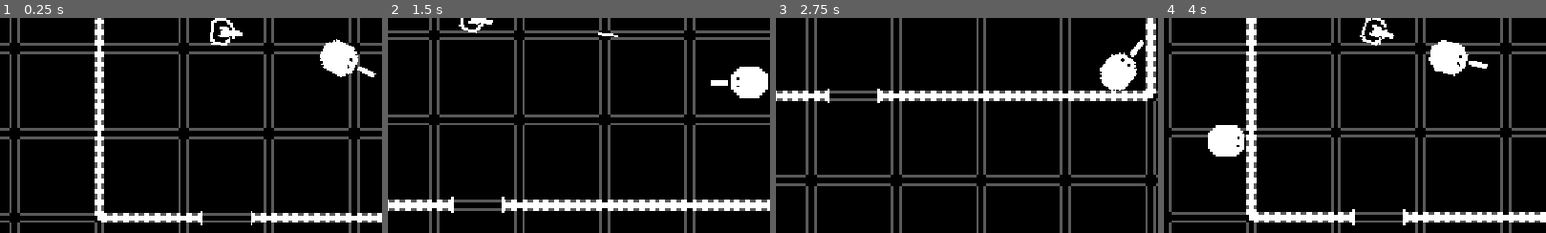
Above: before the commit, frames 1-4 (left to right).
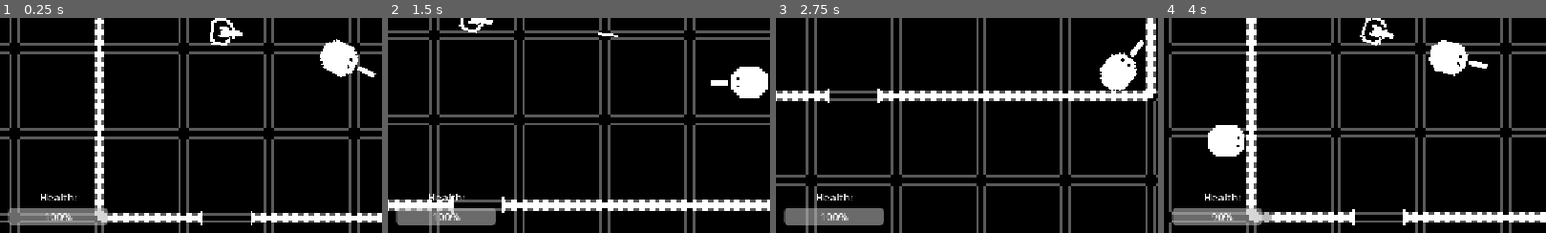
Above: after the commit, the same moments.

Repository: AthertonRoamer/GMTK2026CountDown
Game: Godot game, scene res://framework/main/main.tscn
The game is run twice, just before and just after one commit, with the same random seed, the same clock (stepped at 60 frames per second) and the same inputs.
Inputs (mouse positions are % of the whole screen's width and height, from its top left):
- Up to frame 1 (0.25 s): no input
- Up to frame 2 (1.5 s): move the mouse to (72, 45) at 0.52 s; hold D (walk_right) 0.53-1.28 s; tap Space (dash) at 0.6 s; move the mouse to (30, 55) at 1.27 s; hold S (walk_down) from 1.28 s (still down); tap R (grab) at 1.35 s
- Up to frame 3 (2.75 s): move the mouse to (60, 28) at 2.02 s; release S (walk_down) at 2.03 s; press the mouse at (60, 28) at 2.03 s; hold D (walk_right) from 2.03 s (still down)
- Up to frame 4 (4 s): move the mouse to (45, 70) at 2.77 s; release D (walk_right) at 2.78 s; release the mouse at (45, 70) at 2.78 s; hold W (walk_up) 2.78-3.53 s; right-click (45, 70) at 2.85 s; move the mouse to (80, 65) at 3.52 s; hold A (walk_left) from 3.53 s (still down); tap Space (dash) at 3.6 s
The pictures show only the part of the screen within x 4-54%, y 40-90%; the shares and areas given below are measured in that part.

The runs differ from the first frame. In frame 1, 2.2% of the frame differs, in the area x 2-29%, y 81-97%; in frame 2, 2.2%; in frame 3, 2.2%; in frame 4, 2.1%.

Commit message:
hud created

Diff:
--- /dev/null
+++ b/hud/hud.gd
@@ -0,0 +1,16 @@
+extends CanvasLayer
+
+
+# Called when the node enters the scene tree for the first time.
+func _ready() -> void:
+	get_player().health_changed.connect(on_player_health_changed)
+	$Control/VBoxContainer/ProgressBar.max_value = get_player().starting_health
+	$Control/VBoxContainer/ProgressBar.value = get_player().starting_health
+
+
+func on_player_health_changed(h : int) -> void:
+	$Control/VBoxContainer/ProgressBar.value = h
+
+
+func get_player() -> Player:
+	return get_parent().get_node_or_null("Player")
--- /dev/null
+++ b/hud/hud.tscn
@@ -0,0 +1,33 @@
+[gd_scene format=3 uid="uid://b5sewg0m08yoo"]
+
+[ext_resource type="Script" uid="uid://dqlu1qm56cqyn" path="res://hud/hud.gd" id="1_6ca3a"]
+
+[node name="Hud" type="CanvasLayer" unique_id=1506328032]
+script = ExtResource("1_6ca3a")
+
+[node name="Control" type="Control" parent="." unique_id=1138793399]
+layout_mode = 3
+anchor_right = 1.0
+anchor_bottom = 1.0
+grow_horizontal = 2
+grow_vertical = 2
+
+[node name="VBoxContainer" type="VBoxContainer" parent="Control" unique_id=1377554392]
+layout_mode = 1
+anchors_preset = -1
+anchor_top = 1.0
+anchor_bottom = 1.0
+offset_left = 63.0
+offset_top = -133.0
+offset_right = 213.0
+offset_bottom = -79.0
+metadata/_edit_group_ = true
+
+[node name="Label" type="Label" parent="Control/VBoxContainer" unique_id=223871784]
+layout_mode = 2
+text = "Health:"
+horizontal_alignment = 1
+
+[node name="ProgressBar" type="ProgressBar" parent="Control/VBoxContainer" unique_id=1387188053]
+custom_minimum_size = Vector2(150, 0)
+layout_mode = 2
--- a/test_levels/1_test_level.tscn
+++ b/test_levels/1_test_level.tscn
@@ -9,6 +9,7 @@
 [ext_resource type="Resource" uid="uid://v2ap4bqx6uwm" path="res://items/guns/bigger_gun.tres" id="7_bbwh1"]
 [ext_resource type="PackedScene" uid="uid://c375j8mj8fkfs" path="res://enemies/basic_enemy/basic_enemy.tscn" id="8_bbwh1"]
 [ext_resource type="PackedScene" uid="uid://dhnmb7di30wk8" path="res://enemies/turrets/turret.tscn" id="9_4a7mn"]
+[ext_resource type="PackedScene" uid="uid://b5sewg0m08yoo" path="res://hud/hud.tscn" id="10_m57v0"]
 
 [node name="1TestLevel" type="Node2D" unique_id=1984232441]
 script = ExtResource("1_kkaju")
@@ -52,3 +53,5 @@
 
 [node name="BasicTurret" parent="." unique_id=1864483126 instance=ExtResource("9_4a7mn")]
 position = Vector2(320, 232)
+
+[node name="Hud" parent="." unique_id=1506328032 instance=ExtResource("10_m57v0")]
Not shown, added: hud/hud.gd.uid
